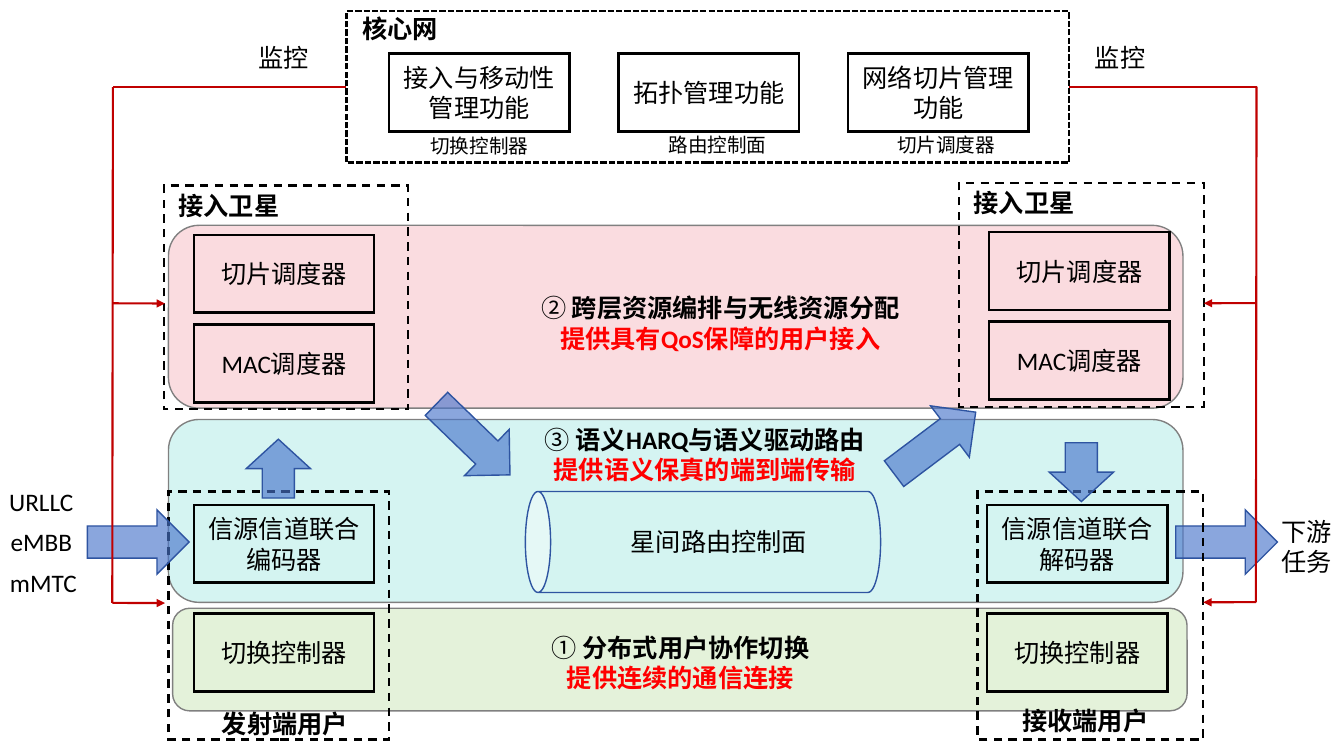
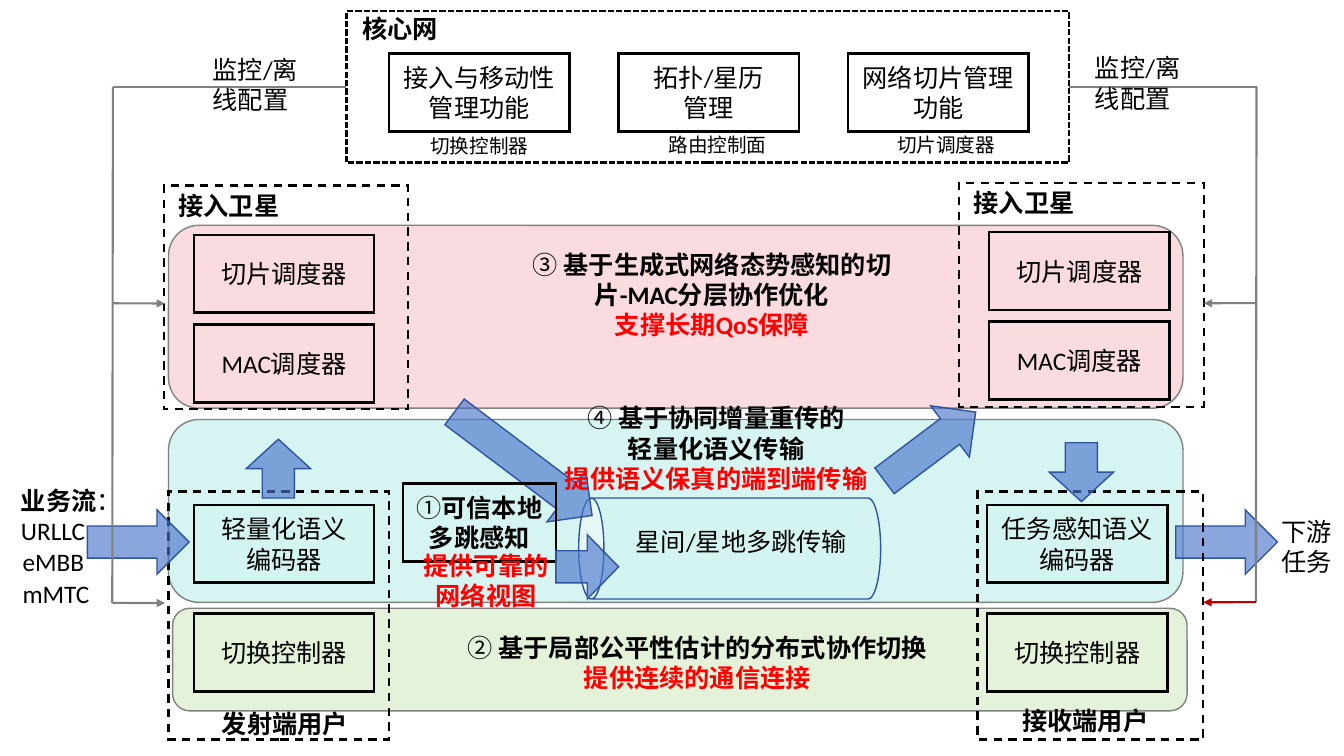
Before and after one commit to Langxiupu/SJTUThesis, a slide deck: slide 1 of figures/ppt/技术耦合.pptx. Drawn at 1344x756 pixels with LibreOffice and Linux fonts; fonts in the diff are those of the drawing. Boxes give left, top, right and bottom in pixels: in the first picture for what was removed or moved away, otherwise in the second. Text is boxed around its words. In the diff, an @@ line names an element or a change of style, - is before the commit and + after.

```diff
--- a/figures/ppt/技术耦合.pptx
+++ b/figures/ppt/技术耦合.pptx
@@ text at bbox=[213, 57, 298, 111]: text changed @@
-监控
+监控/离线配置
@@ text at bbox=[1095, 55, 1180, 110]: text changed @@
-监控
+监控/离线配置
@@ line (112, 603) - (113, 87): stroke #C00000 1.5 pt to #808080 1.5 pt @@
@@ line (347, 87) - (113, 87): stroke #C00000 1.5 pt to #808080 1.5 pt @@
@@ text in rectangle at bbox=[654, 65, 765, 119]: text changed @@
-拓扑管理功能
+拓扑/星历
+管理
@@ line (1257, 87) - (1069, 87): stroke #C00000 1.5 pt to #808080 1.5 pt @@
@@ line (1256, 603) - (1257, 87): stroke #C00000 1.5 pt to #808080 1.5 pt @@
@@ text at bbox=[533, 252, 892, 337]: text changed @@
-② 跨层资源编排与无线资源分配
-提供具有QoS保障的用户接入
+③ 基于生成式网络态势感知的切片-MAC分层协作优化
+支撑长期QoS保障
@@ arrow (165, 303) - (112, 303): stroke #C00000 1.5 pt to #808080 1.5 pt @@
@@ arrow (1204, 303) - (1257, 303): stroke #C00000 1.5 pt to #808080 1.5 pt @@
@@ right arrow at bbox=[436, 386, 612, 541]: rotation 44 to 37 degrees @@
@@ right arrow: place and size @@
-right arrow at bbox=[875, 387, 995, 500]
+right arrow at bbox=[865, 387, 995, 507]
@@ text "④ 基于协同增量重传的": place and size @@
-text "④ 基于协同增量重传的" at bbox=[545, 427, 865, 482]
+text "④ 基于协同增量重传的" at bbox=[565, 402, 867, 494]
@@ text at bbox=[587, 402, 845, 461]: text changed @@
-③ 语义HARQ与语义驱动路由
+④ 基于协同增量重传的
+轻量化语义传输
@@ text "业务流：": place and size @@
-text "业务流：" at bbox=[9, 494, 73, 511]
+text "业务流：" at bbox=[21, 484, 122, 540]
@@ text at bbox=[21, 484, 122, 516]: paragraph added @@
+业务流：
@@ rectangle added at bbox=[403, 484, 557, 562], outline #000000 1.75 pt, 18 pt, text #000000, bold @@
+①可信本地多跳感知
@@ cylinder: place and size @@
-cylinder at bbox=[525, 491, 880, 592]
+cylinder at bbox=[579, 498, 881, 599]
@@ text in rectangle at bbox=[221, 517, 347, 571]: text changed @@
-信源信道联合编码器
+轻量化语义
+编码器
@@ right arrow added at bbox=[557, 534, 619, 599], fill #4874CB at 64% opacity, outline #2E54A1 1 pt @@
@@ text at bbox=[636, 529, 847, 553]: text changed @@
-星间路由控制面
+星间/星地多跳传输
@@ text in rectangle at bbox=[1002, 516, 1153, 571]: text changed @@
-信源信道联合解码器
+任务感知语义
+编码器
@@ text "eMBB": place and size @@
-text "eMBB" at bbox=[11, 534, 72, 551]
+text "eMBB" at bbox=[23, 554, 84, 571]
@@ text added at bbox=[423, 553, 549, 611], 18 pt, text #FF0000, bold @@
+提供可靠的
+网络视图
@@ text "mMTC": place and size @@
-text "mMTC" at bbox=[10, 575, 77, 592]
+text "mMTC" at bbox=[23, 586, 90, 603]
@@ arrow (165, 603) - (112, 603): stroke #C00000 1.5 pt to #808080 1.5 pt @@
@@ text "② 基于局部公平性估计的分布式协作切换": place and size @@
-text "② 基于局部公平性估计的分布式协作切换" at bbox=[552, 635, 809, 690]
+text "② 基于局部公平性估计的分布式协作切换" at bbox=[468, 635, 926, 690]
@@ text at bbox=[468, 635, 926, 660]: text changed @@
-① 分布式用户协作切换
+② 基于局部公平性估计的分布式协作切换
```
Also in this commit, not shown: 5 other files.
